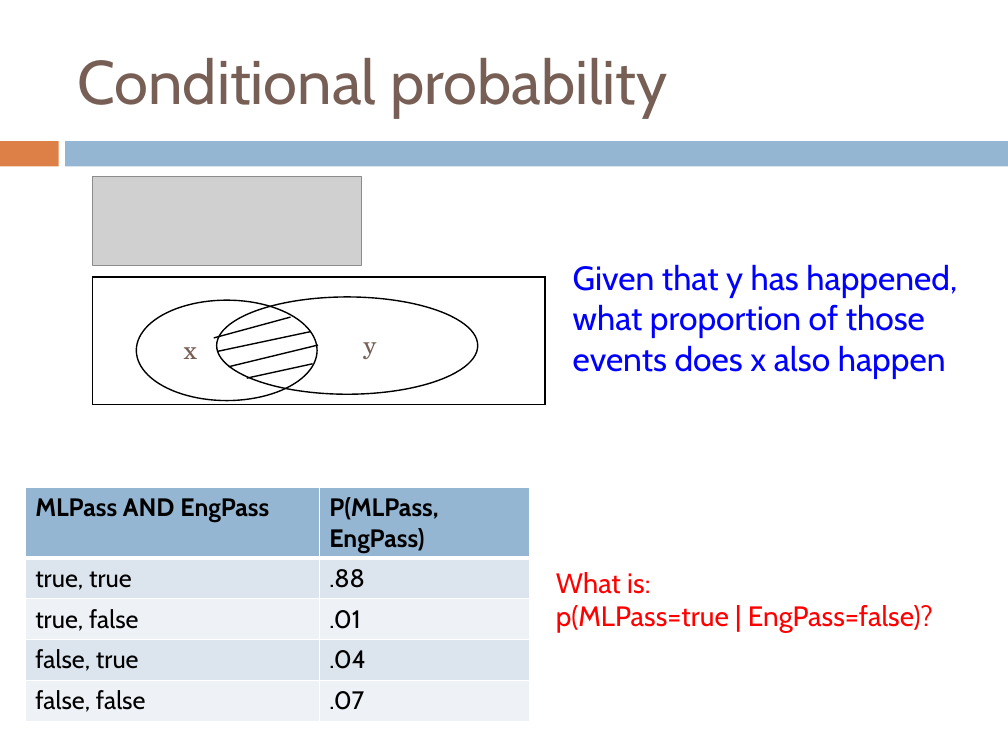
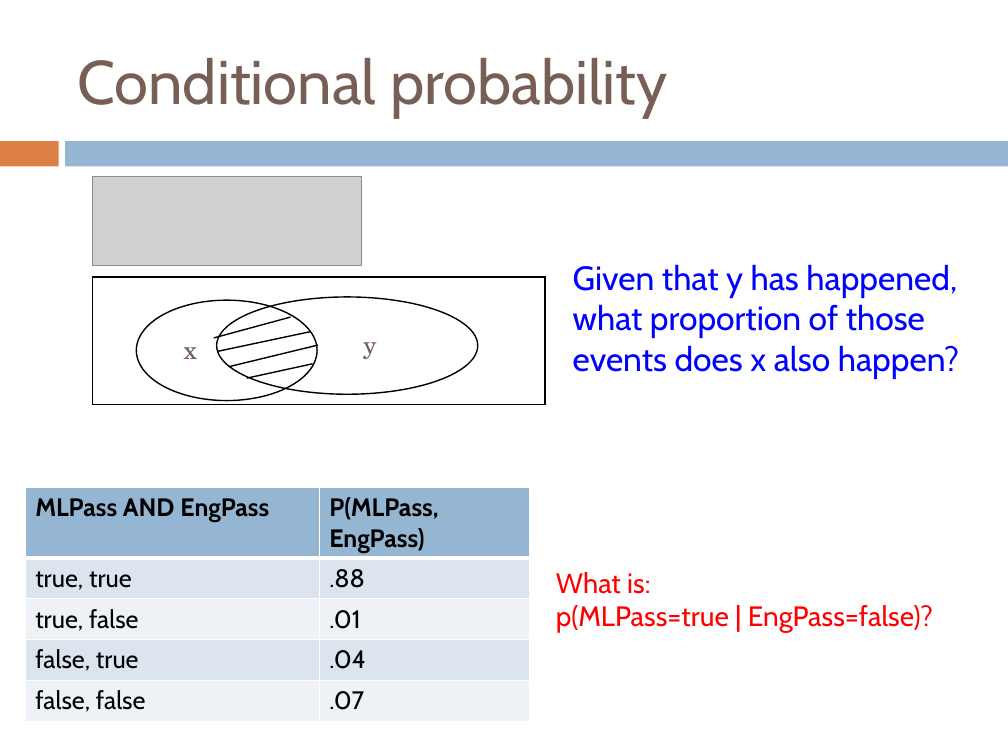
Before and after one commit to Collins-kariuk/Machine-Learning-CS158, a slide deck: slide 18 of Lectures/Lecture 13_Probability.pptx. Drawn at 1008x756 pixels with LibreOffice and Linux fonts; fonts in the diff are those of the drawing; grey boxes stand for pictures. Boxes give left, top, right and bottom in pixels: in the first picture for what was removed or moved away, otherwise in the second. Text is boxed around its words. In the diff, an @@ line names an element or a change of style, - is before the commit and + after.

```diff
--- a/Lectures/Lecture 13_Probability.pptx
+++ b/Lectures/Lecture 13_Probability.pptx
@@ text at box(573, 264, 960, 379): text changed @@
-Given that y has happened, what proportion of those events does x also happen
+Given that y has happened, what proportion of those events does x also happen?
```
Also in this commit, not shown: 8 other slides changed.
